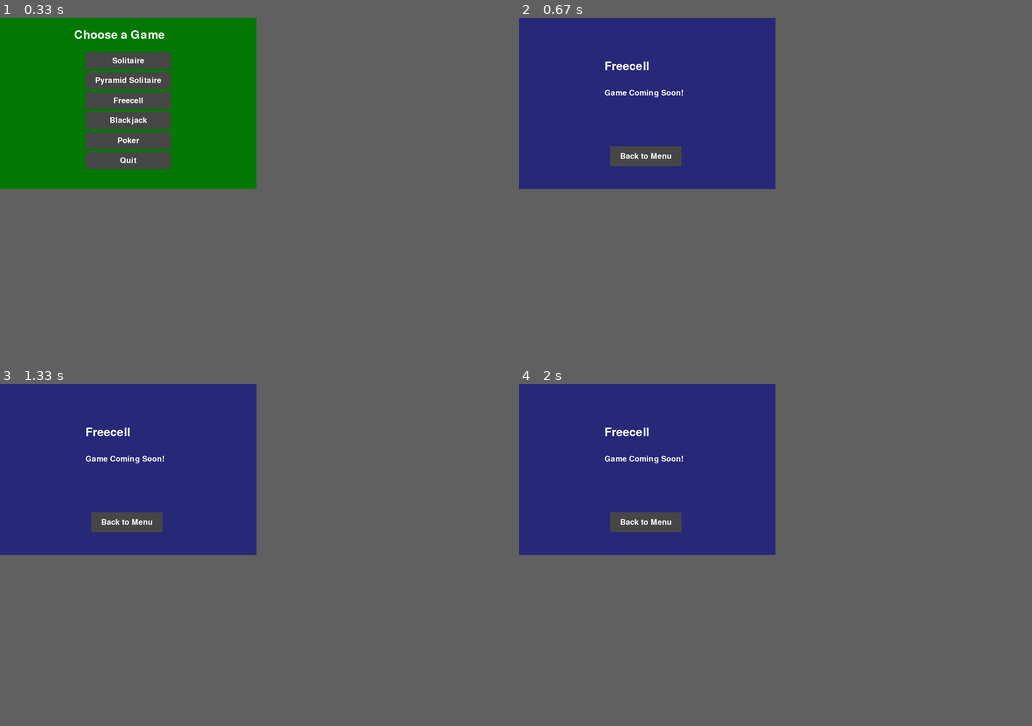
Above: before the commit, frames 1-4 (two rows, left to right).
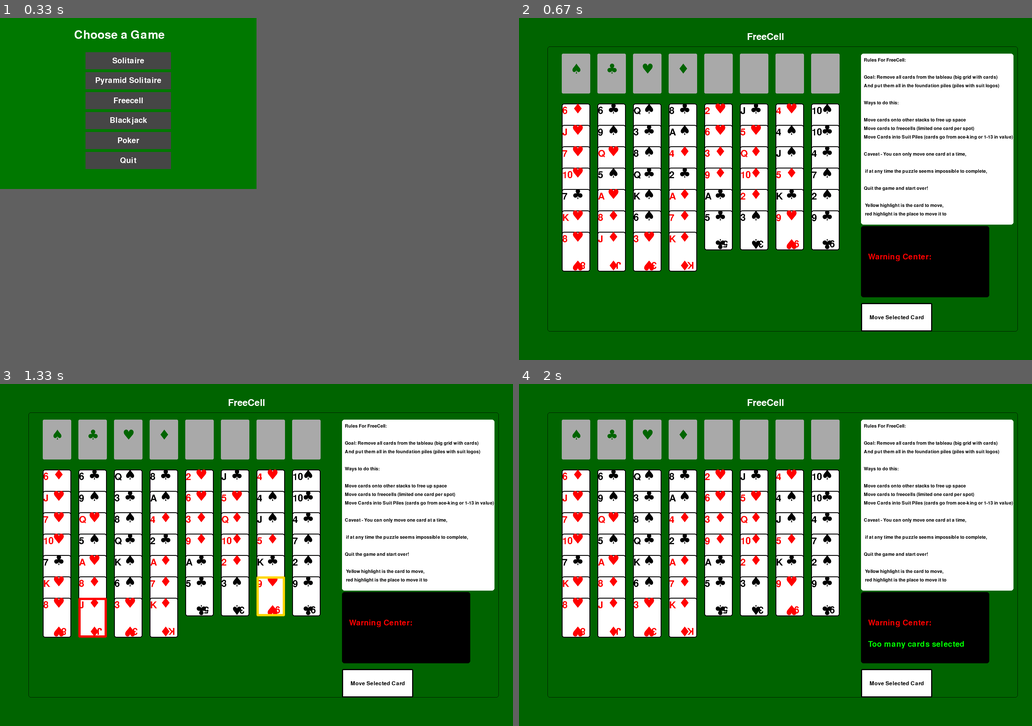
Above: after the commit, the same moments.

Repository: edwingsantos/final_project
Game: pygame game, started from src/main.py
The game is run twice, just before and just after one commit, with the same random seed, the same clock (stepped at 60 frames per second) and the same inputs.
Inputs (mouse positions are in pixels of both pictures, inside the frame that each line leads up to):
- Up to frame 1 (0.33 s): no input
- Up to frame 2 (0.67 s): click (647, 103) at 0.38 s
- Up to frame 3 (1.33 s): click (261, 578) at 0.72 s; click (97, 637) at 1.05 s
- Up to frame 4 (2 s): click (837, 585) at 1.38 s; click (611, 616) at 1.72 s
In our replay, in frame 2 the window is 900x600 before the commit and 1800x1200 after it. These sizes can differ from the game's own. Grey fills any space a smaller window leaves; there, only what the larger window draws over its background counts as a difference.

Frame 1 is identical in both runs. In frame 2, 60% of the frame differs, in the area x 0-98%, y 0-92%; in frame 3, 60%; in frame 4, 60%.

Commit message:
made main trigger freecell and pyramid solitaire

Diff:
--- a/files/pyramid_solitaire.csv
+++ b/files/pyramid_solitaire.csv
@@ -5,3 +5,4 @@
 3,3
 4,4
 5,5
+6,6
--- a/src/main.py
+++ b/src/main.py
@@ -140,10 +140,10 @@
     game_screen("Solitaire")
 
 def launch_pyramid():
-    game_screen("Pyramid Solitaire")
+    game()
 
 def launch_freecell():
-    game_screen("Freecell")
+    free_cell_game()
 
 def launch_blackjack():
     game_screen("Blackjack")
